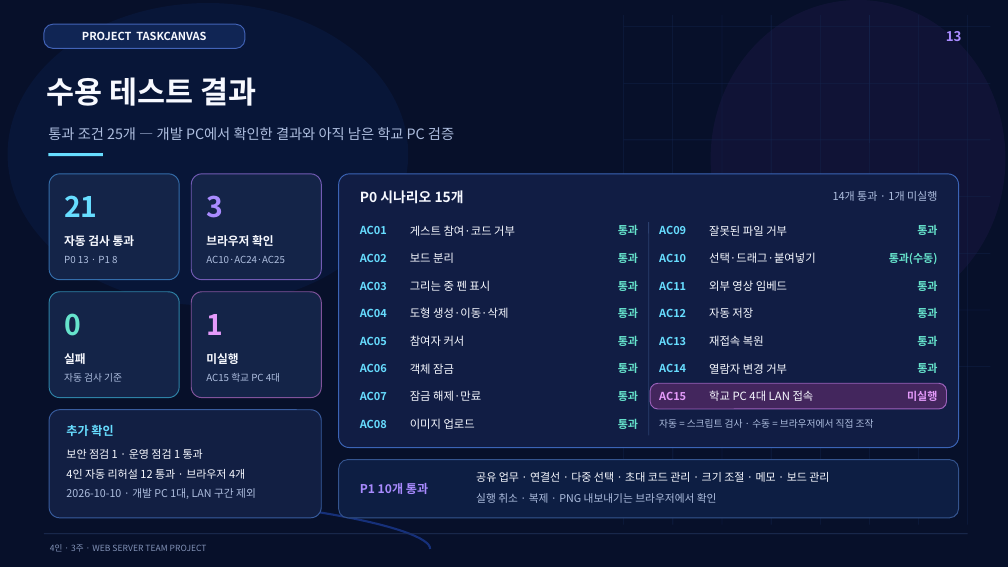
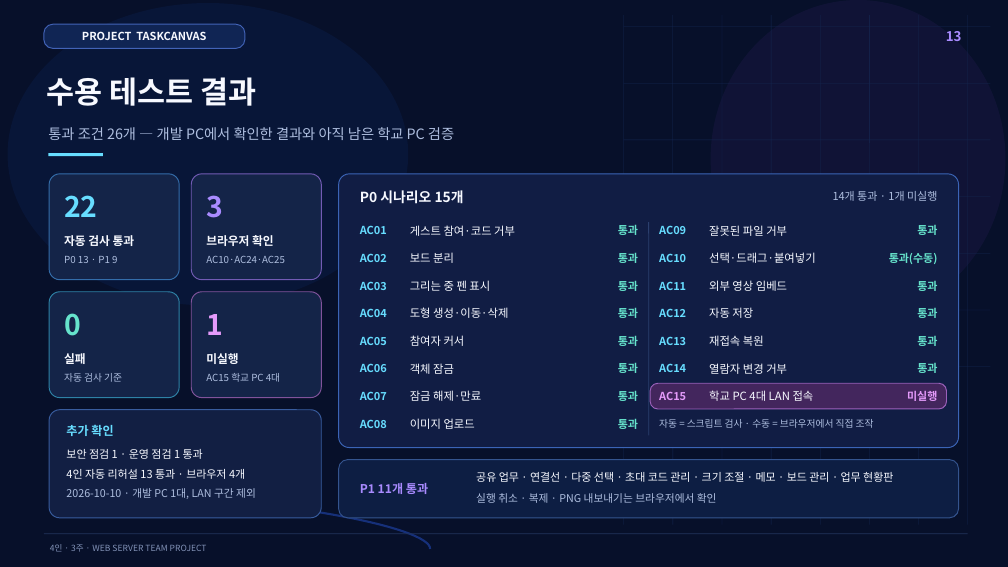
Before and after one commit to siwoo440/TaskCanvas, a slide deck: slide 13 of presentation/TaskCanvas_팀프로젝트_발표자료_14장.pptx. Drawn at 1008x567 pixels with LibreOffice and Linux fonts; fonts in the diff are those of the drawing. Boxes give left, top, right and bottom in pixels: in the first picture for what was removed or moved away, otherwise in the second. Text is boxed around its words. In the diff, an @@ line names an element or a change of style, - is before the commit and + after.

Commit message:
17일차 : 작업실 업무 현황판·마감 표시·작업실 실시간 연결
- 작업실에 공유 업무를 상태별 세 열로 보여 주는 업무 현황판 추가
- 카드를 끌어 상태를 바꾸는 기능과 업무 만들기·수정 대화상자 추가
- 수정 중 다른 사람이 바꾼 업무는 최신 내용으로 다시 채우는 충돌 처리 추가
- 마감이 지났거나 임박한 업무의 색 표시를 현황판 카드와 보드의 업무 블럭에 추가
- 작업실 연결용 접속 티켓(project_id)과 실시간 서버의 작업실 연결(project:join) 추가
- 업무 생성·변경 이벤트를 작업실 연결에서도 쓸 수 있도록 수정
- 접속 티켓 테이블의 project_id 컬럼 추가와 board_id NULL 허용을 스키마 보정에 추가
- 시연용 예시에 마감 임박·지남 업무 추가
- 수용 테스트에 업무 현황판 검사(AC26) 추가
- 리허설에 업무 현황판 장면 추가(열람자 장면은 10번으로 변경)
- 캡처 스크립트에 카드 끌기·카드 수정 확인 추가
- 화면 캡처 9장과 발표 자료의 실제 화면 4장·3장 문구·13장 숫자 수정
- 일정 문서에 이후 단계 계획 추가
- 기능 명세·사용 흐름·화면 구성·시스템 구조·데이터 모델·API·실시간 계약·보안·시연 대본 문서와 README 수정

```diff
--- a/presentation/TaskCanvas_팀프로젝트_발표자료_14장.pptx
+++ b/presentation/TaskCanvas_팀프로젝트_발표자료_14장.pptx
@@ text at [48,127,454,140]: text changed @@
-통과 조건 25개 — 개발 PC에서 확인한 결과와 아직 남은 학교 PC 검증
+통과 조건 26개 — 개발 PC에서 확인한 결과와 아직 남은 학교 PC 검증
@@ text at [64,195,97,217]: text changed @@
-21
+22
@@ text at [66,469,245,479]: text changed @@
-4인 자동 리허설 12 통과 · 브라우저 4개
+4인 자동 리허설 13 통과 · 브라우저 4개
@@ text at [476,472,893,482]: text changed @@
-공유 업무 · 연결선 · 다중 선택 · 초대 코드 관리 · 크기 조절 · 메모 · 보드 관리
+공유 업무 · 연결선 · 다중 선택 · 초대 코드 관리 · 크기 조절 · 메모 · 보드 관리 · 업무 현황판
@@ text at [360,483,428,494]: text changed @@
-P1 10개 통과
+P1 11개 통과
```
Also in this commit, not shown: 1 other slide changed, 51 other files.
